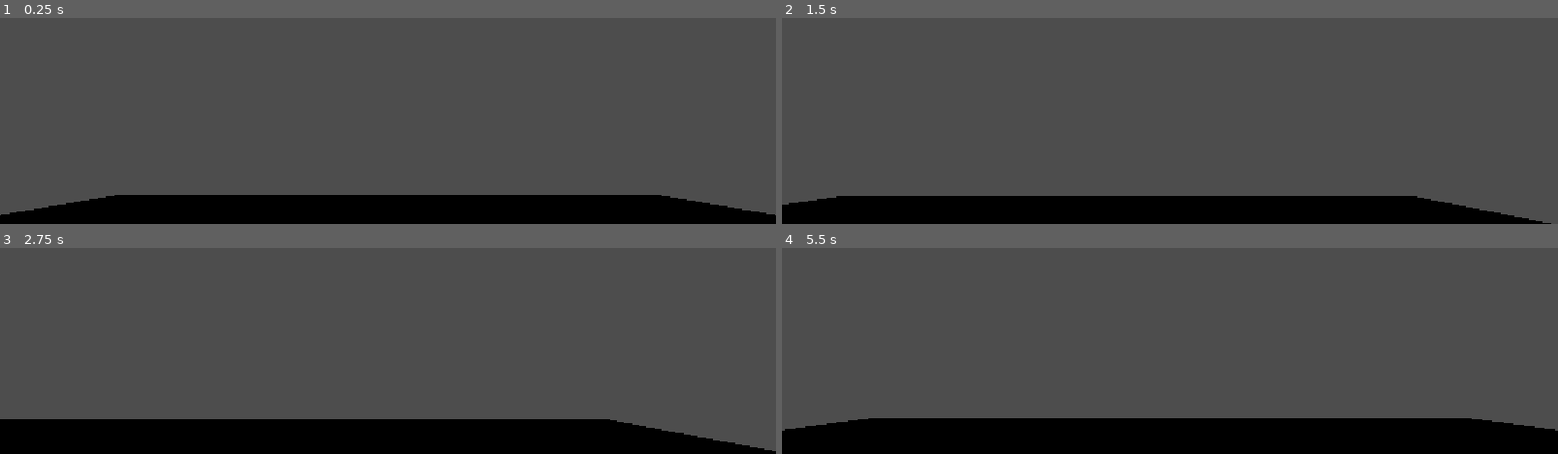
Above: before the commit, frames 1-4 (two rows, left to right).
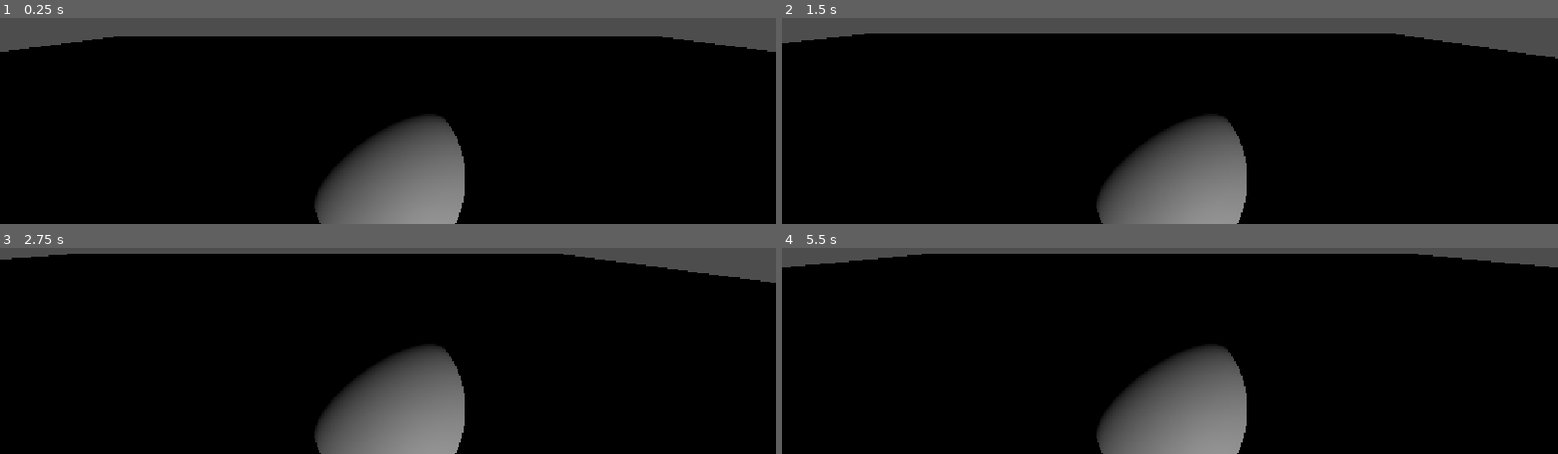
Above: after the commit, the same moments.

Repository: mokko/godothermes
Game: Godot game, scene res://main.tscn
The game is run twice, just before and just after one commit, with the same random seed, the same clock (stepped at 60 frames per second) and the same inputs.
Inputs:
- Up to frame 1 (0.25 s): no input
- Up to frame 2 (1.5 s): hold D (move_right) 0.53-1.28 s; tap Space (jump) at 0.77 s; hold S (move_back) from 1.28 s (still down)
- Up to frame 3 (2.75 s): tap Space (jump) at 1.52 s; tap Enter at 2 s; release S (move_back) at 2.03 s; hold D (move_right) from 2.03 s (still down)
- Up to frame 4 (5.5 s): release D (move_right) at 2.78 s; hold W (move_forward) 2.78-3.53 s; tap Space (jump) at 3.02, 3.77, 4.52 s; hold A (move_left) 3.53-5.03 s; hold S (move_back) from 5.03 s (still down)

The runs differ from the first frame. In frame 1, 77% of the frame differs, in the area x 0-100%, y 8-100%; in frame 2, 79%; in frame 3, 81%, in the area x 0-100%, y 2-100%; in frame 4, 80%.

Commit message:
fix and better player shape

Diff:
--- a/main.tscn
+++ b/main.tscn
@@ -1,24 +1,24 @@
-[gd_scene load_steps=3 format=3 uid="uid://bma1n0000001"]
+[gd_scene format=3 uid="uid://bma1n0000001"]
 
-[ext_resource type="PackedScene" path="res://player.tscn" id="1_player"]
+[ext_resource type="PackedScene" uid="uid://bp1ayer000000" path="res://player.tscn" id="1_player"]
 
 [sub_resource type="PlaneMesh" id="PlaneMesh_ground"]
 size = Vector2(50, 50)
 
 [sub_resource type="WorldBoundaryShape3D" id="WorldBoundaryShape3D_ground"]
 
-[node name="Main" type="Node3D"]
+[node name="Main" type="Node3D" unique_id=2073018650]
 
-[node name="Ground" type="MeshInstance3D" parent="."]
+[node name="DirectionalLight3D" type="DirectionalLight3D" parent="." unique_id=892400352]
+transform = Transform3D(0.8320503, 0.2769187, 0.48063323, 0, 0.8664739, -0.49922234, -0.5547002, 0.4153781, 0.7209499, 0, 10, 0)
+
+[node name="Ground" type="MeshInstance3D" parent="." unique_id=679545094]
 mesh = SubResource("PlaneMesh_ground")
 
-[node name="StaticBody3D" type="StaticBody3D" parent="Ground"]
+[node name="StaticBody3D" type="StaticBody3D" parent="Ground" unique_id=2023838727]
 
-[node name="CollisionShape3D" type="CollisionShape3D" parent="Ground/StaticBody3D"]
+[node name="CollisionShape3D" type="CollisionShape3D" parent="Ground/StaticBody3D" unique_id=859050048]
 shape = SubResource("WorldBoundaryShape3D_ground")
 
-[node name="DirectionalLight3D" type="DirectionalLight3D" parent="."]
-transform = Transform3D(0.75, 0.25, 0.433013, 0, 0.866025, -0.5, -0.5, 0.433013, 0.75, 0, 10, 0)
-
-[node name="Player" parent="." instance=ExtResource("1_player")]
+[node name="Player" parent="." unique_id=1305561506 instance=ExtResource("1_player")]
 transform = Transform3D(1, 0, 0, 0, 1, 0, 0, 0, 1, 0, 1.2, 0)
--- a/player.gd
+++ b/player.gd
@@ -16,7 +16,7 @@
 		velocity.y = JUMP_VELOCITY
 
 	# WASD movement in world space (W = -Z forward, S = +Z back, A = -X left, D = +X right).
-	var input_dir := Input.get_vector("move_left", "move_right", "move_forward", "move_back")
+	var input_dir := Input.get_vector("move_left", "move_right", "move_back", "move_forward")
 	var direction := Vector3(input_dir.x, 0, -input_dir.y).normalized()
 
 	if direction:
--- a/player.tscn
+++ b/player.tscn
@@ -1,25 +1,31 @@
-[gd_scene load_steps=4 format=3 uid="uid://bp1ayer000000"]
+[gd_scene format=3 uid="uid://bp1ayer000000"]
 
-[ext_resource type="Script" path="res://player.gd" id="1_player"]
+[ext_resource type="Script" uid="uid://ckqqqfm5rt87e" path="res://player.gd" id="1_player"]
 
 [sub_resource type="CapsuleMesh" id="CapsuleMesh_player"]
 radius = 0.4
-height = 1.8
+height = 1.502539
 
 [sub_resource type="CapsuleShape3D" id="CapsuleShape3D_player"]
-radius = 0.4
-height = 1.8
+radius = 0.3642578
+height = 1.7358643
 
-[node name="Player" type="CharacterBody3D"]
+[sub_resource type="SphereMesh" id="SphereMesh_ayxlv"]
+
+[node name="Player" type="CharacterBody3D" unique_id=1349096873]
 script = ExtResource("1_player")
 
-[node name="MeshInstance3D" type="MeshInstance3D" parent="."]
-transform = Transform3D(1, 0, 0, 0, 1, 0, 0, 0, 1, 0, 0.9, 0)
+[node name="MeshInstance3D" type="MeshInstance3D" parent="." unique_id=1179555768]
+transform = Transform3D(1, 0, 0, 0, 0.92471105, 0, 0, 0, 1, 0, 0.7512695, 0)
 mesh = SubResource("CapsuleMesh_player")
 
-[node name="CollisionShape3D" type="CollisionShape3D" parent="."]
-transform = Transform3D(1, 0, 0, 0, 1, 0, 0, 0, 1, 0, 0.9, 0)
+[node name="CollisionShape3D" type="CollisionShape3D" parent="." unique_id=118845614]
+transform = Transform3D(1.1, 0, 0, 0, 1.1, 0, 0, 0, 1.1, 0, 0.99649537, 0)
 shape = SubResource("CapsuleShape3D_player")
 
-[node name="Camera3D" type="Camera3D" parent="."]
-transform = Transform3D(1, 0, 0, 0, 0.894, -0.447, 0, 0.447, 0.894, 0, 3, 6)
+[node name="Camera3D" type="Camera3D" parent="." unique_id=683070183]
+transform = Transform3D(1, 0, 0, 0, 0.99979615, 0.020192698, 0, -0.020192698, 0.99979615, 0, 2.445286, 1.5043426)
+
+[node name="MeshInstance3D2" type="MeshInstance3D" parent="." unique_id=87487502]
+transform = Transform3D(0.8, 0, 0, 0, 0.8, 0, 0, 0, 0.8, 0, 1.5481378, 0)
+mesh = SubResource("SphereMesh_ayxlv")
